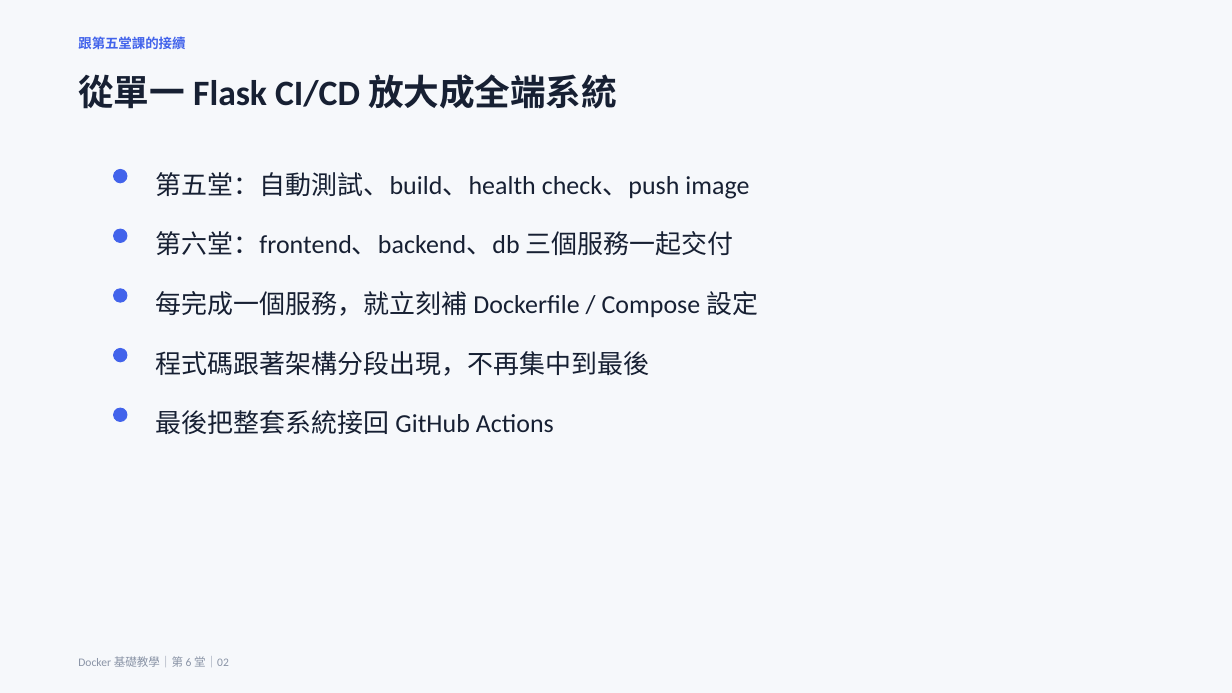
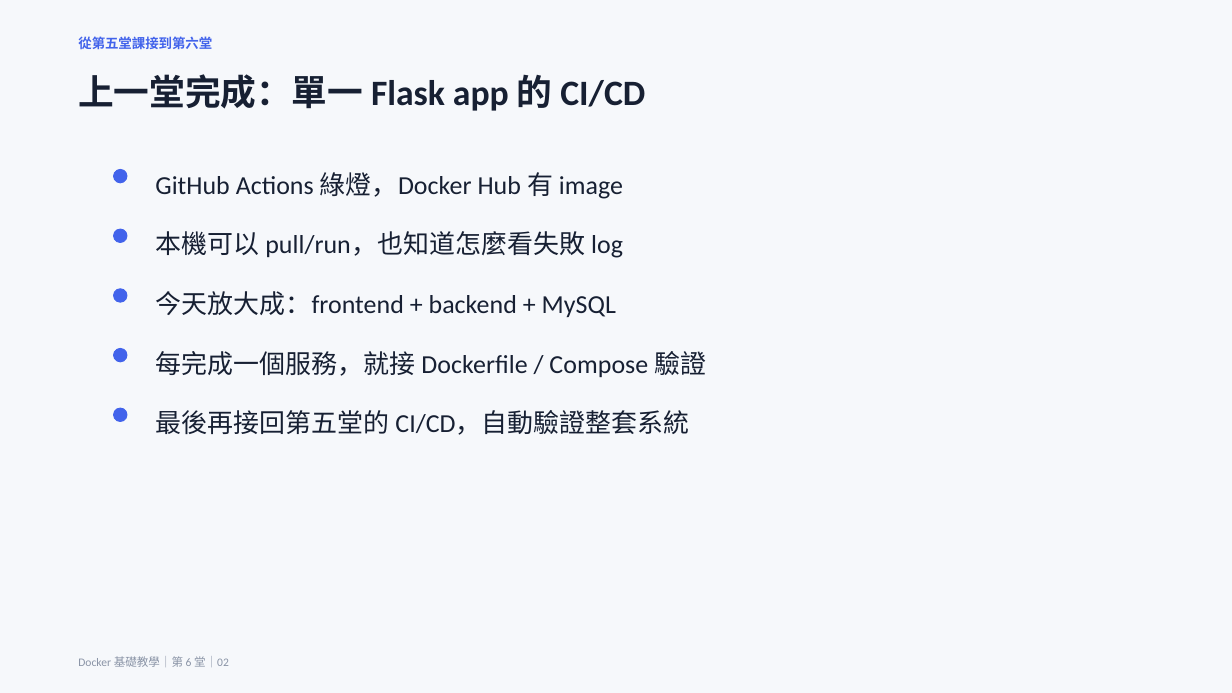
Before and after one commit to lalalalaluk/docker-practice, a slide deck: slide 2 of slides/docker-session6-fullstack-todo.pptx. Drawn at 1232x693 pixels with LibreOffice and Linux fonts; fonts in the diff are those of the drawing. Boxes give left, top, right and bottom in pixels: in the first picture for what was removed or moved away, otherwise in the second. Text is boxed around its words. In the diff, an @@ line names an element or a change of style, - is before the commit and + after.

```diff
--- a/slides/docker-session6-fullstack-todo.pptx
+++ b/slides/docker-session6-fullstack-todo.pptx
@@ text at <box>78,36,212,49</box>: text changed @@
-跟第五堂課的接續
+從第五堂課接到第六堂
@@ text at <box>78,74,645,111</box>: text changed @@
-從單一 Flask CI/CD 放大成全端系統
+上一堂完成：單一 Flask app 的 CI/CD
@@ text at <box>155,172,623,199</box>: text changed @@
-第五堂：自動測試、build、health check、push image
+GitHub Actions 綠燈，Docker Hub 有 image
@@ text at <box>155,231,623,258</box>: text changed @@
-第六堂：frontend、backend、db 三個服務一起交付
+本機可以 pull/run，也知道怎麼看失敗 log
@@ text at <box>155,291,616,317</box>: text changed @@
-每完成一個服務，就立刻補 Dockerfile / Compose 設定
+今天放大成：frontend + backend + MySQL
@@ text at <box>155,351,707,377</box>: text changed @@
-程式碼跟著架構分段出現，不再集中到最後
+每完成一個服務，就接 Dockerfile / Compose 驗證
@@ text at <box>155,410,689,435</box>: text changed @@
-最後把整套系統接回 GitHub Actions
+最後再接回第五堂的 CI/CD，自動驗證整套系統
```
Also in this commit, not shown: 13 other slides changed, 8 slides added, 31 slides removed, 36 other files.
